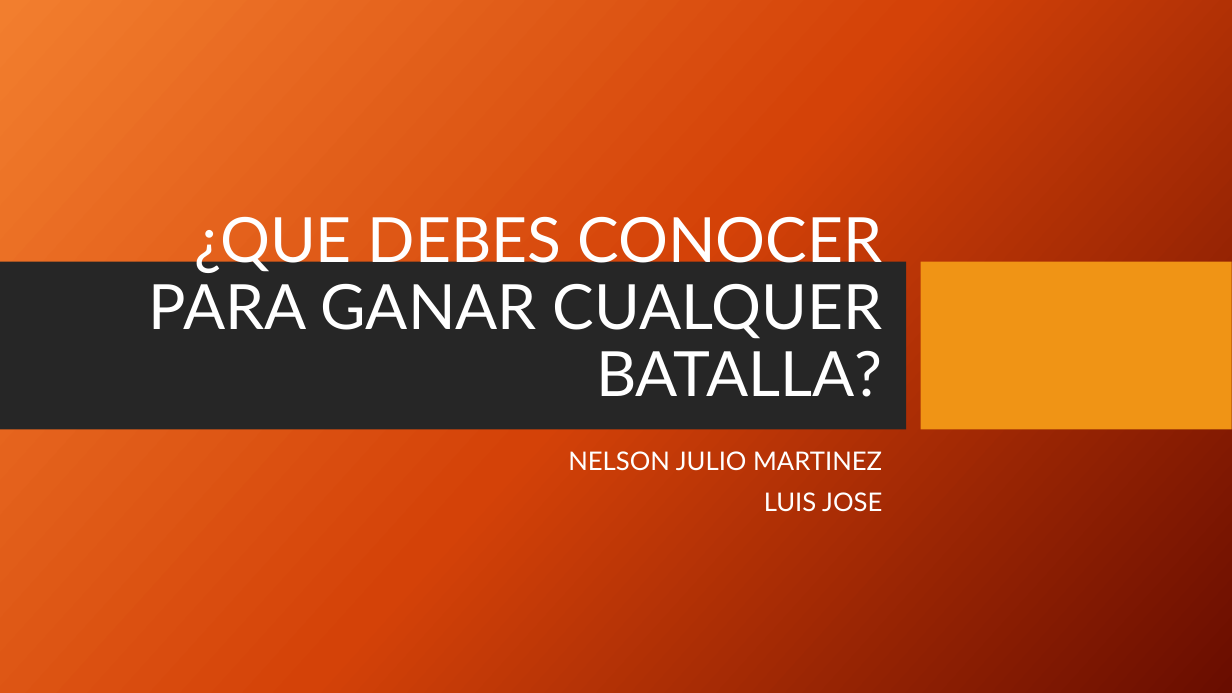
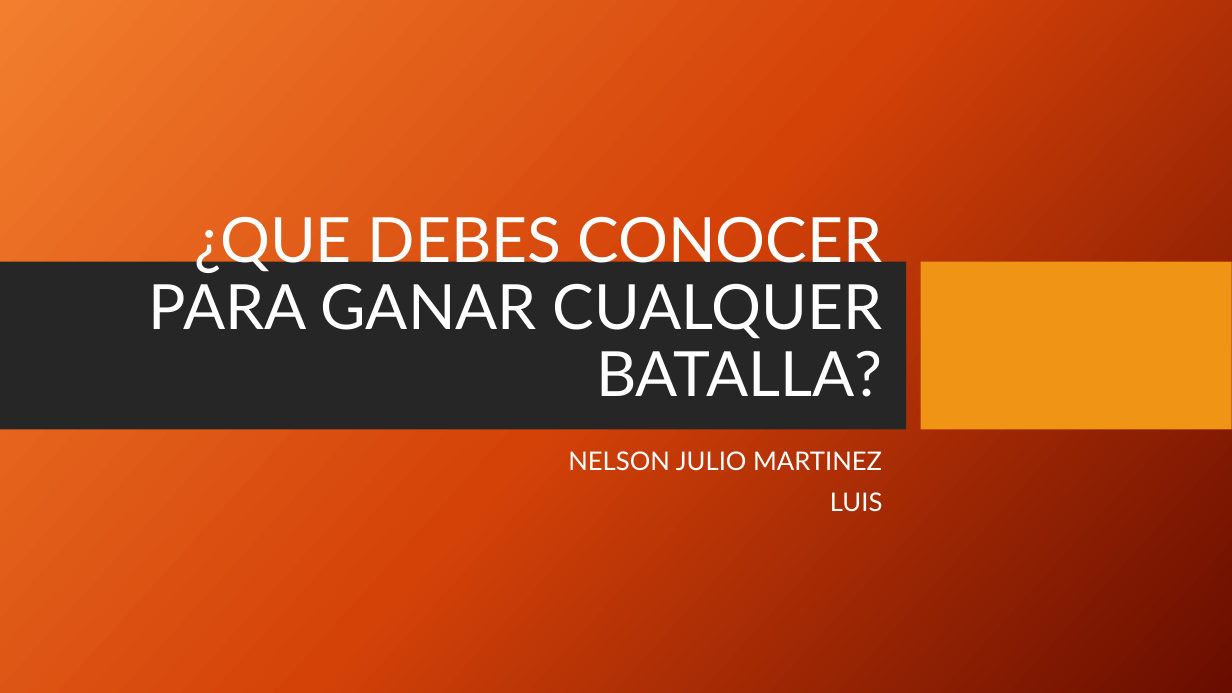
Before and after one commit to Byneros/TallerGestionDeDatosElArteDeLaGuerra, a slide deck: slide 1 of QUE DEBES CONOCER PARA GANAR CUALQUER BATALLA OTRA VERSION.pptx. Drawn at 1232x693 pixels with LibreOffice and Linux fonts; fonts in the diff are those of the drawing; background and template pictures are left out. Boxes give left, top, right and bottom in pixels: in the first picture for what was removed or moved away, otherwise in the second. Text is boxed around its words. In the diff, an @@ line names an element or a change of style, - is before the commit and + after.

```diff
--- a/QUE DEBES CONOCER PARA GANAR CUALQUER BATALLA OTRA VERSION.pptx
+++ b/QUE DEBES CONOCER PARA GANAR CUALQUER BATALLA OTRA VERSION.pptx
@@ subtitle at (830, 492, 883, 512): text changed @@
-LUIS JOSE
+LUIS
```
Also in this commit, not shown: 1 other slide changed, 3 other files.
